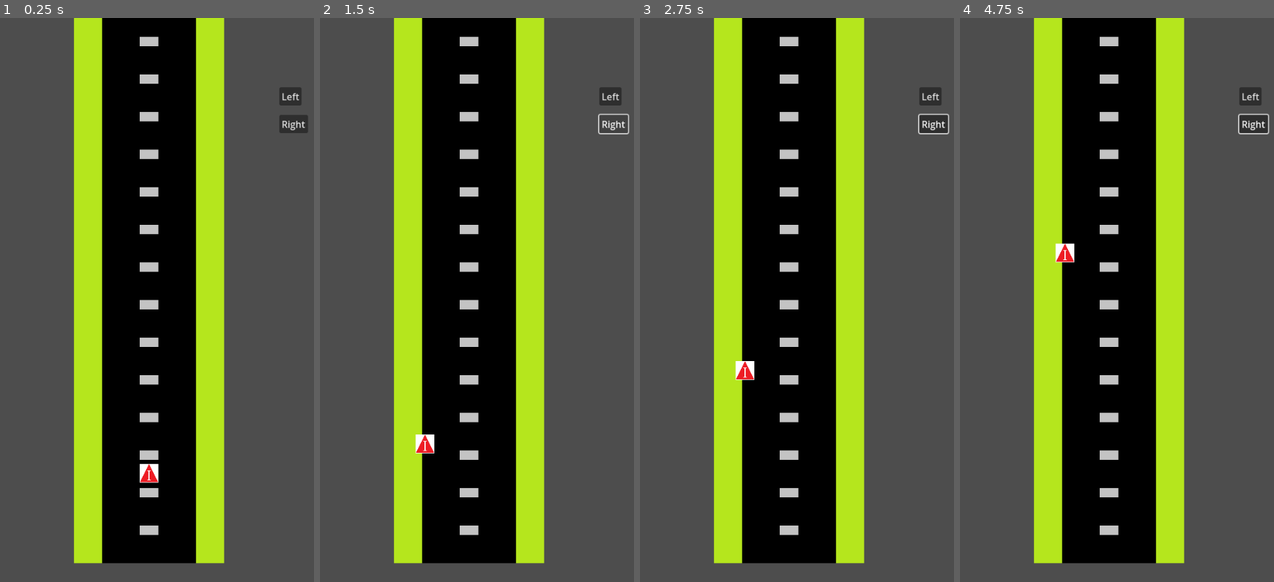
Above: before the commit, frames 1-4 (left to right).
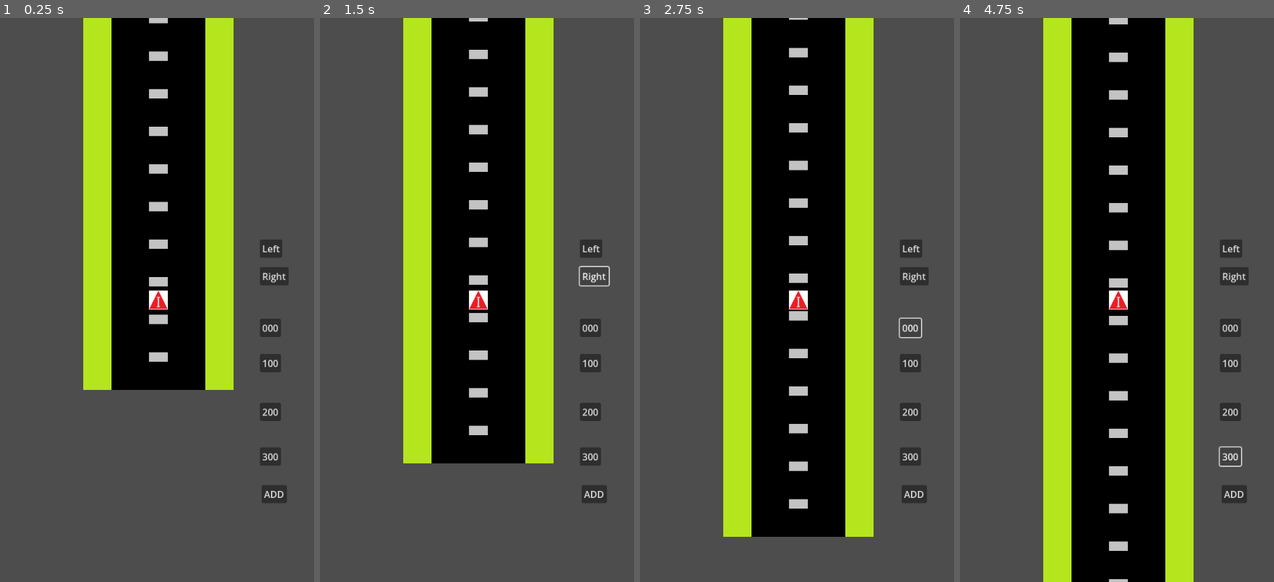
Above: after the commit, the same moments.

Repository: KonradKamilChwalowski/Blind_and_Furious_Prot_1
Game: Godot game, scene res://scenes/race_manager.tscn
Two runs of this game, one before a commit and one after it. Both use one fixed random seed, a clock stepped at 60 frames per second and the inputs below.
Inputs (mouse positions are in pixels of both pictures, inside the frame that each line leads up to):
- Up to frame 1 (0.25 s): no input
- Up to frame 2 (1.5 s): click "Left" at 0.5 s; click "Right" at 1.25 s
- Up to frame 3 (2.75 s): click (910, 328) at 2 s, where only the run after the commit has a clickable "000"
- Up to frame 4 (4.75 s): click (1230, 362) at 2.75 s, where only the run after the commit has a clickable "100"; click (1230, 412) at 3.5 s, where only the run after the commit has a clickable "200"; click (1230, 457) at 4.25 s, where only the run after the commit has a clickable "300"

The runs differ from the first frame. In frame 1, 27% of the frame differs, in the area x 23-98%, y 0-97%; in frame 2, 23%; in frame 3, 19%; in frame 4, 19%.

Commit message:
Add late options for driving command

Diff:
--- a/scenes/race_manager.tscn
+++ b/scenes/race_manager.tscn
@@ -13,21 +13,65 @@
 road_tile_base = ExtResource("3_hdytr")
 
 [node name="Car" parent="." instance=ExtResource("4_2wuhs")]
-position = Vector2(254, 800)
 
-[node name="ButtonLeft" type="Button" parent="."]
-offset_left = 476.0
-offset_top = 118.0
-offset_right = 514.0
-offset_bottom = 149.0
+[node name="Camera2D" type="Camera2D" parent="Car"]
+
+[node name="CanvasLayer" type="CanvasLayer" parent="."]
+
+[node name="ButtonLeft" type="Button" parent="CanvasLayer"]
+offset_left = 443.0
+offset_top = 377.0
+offset_right = 481.0
+offset_bottom = 408.0
 text = "Left"
 
-[node name="ButtonRight" type="Button" parent="."]
-offset_left = 476.0
-offset_top = 165.0
-offset_right = 514.0
-offset_bottom = 196.0
+[node name="ButtonRight" type="Button" parent="CanvasLayer"]
+offset_left = 443.0
+offset_top = 424.0
+offset_right = 492.0
+offset_bottom = 455.0
 text = "Right"
 
-[connection signal="pressed" from="ButtonLeft" to="Car" method="_on_button_left_pressed"]
-[connection signal="pressed" from="ButtonRight" to="Car" method="_on_button_right_pressed"]
+[node name="Button000" type="Button" parent="CanvasLayer"]
+offset_left = 443.0
+offset_top = 512.0
+offset_right = 479.0
+offset_bottom = 543.0
+text = "000"
+
+[node name="Button100" type="Button" parent="CanvasLayer"]
+offset_left = 443.0
+offset_top = 572.0
+offset_right = 479.0
+offset_bottom = 603.0
+text = "100"
+
+[node name="Button200" type="Button" parent="CanvasLayer"]
+offset_left = 443.0
+offset_top = 655.0
+offset_right = 479.0
+offset_bottom = 686.0
+text = "200"
+
+[node name="Button300" type="Button" parent="CanvasLayer"]
+offset_left = 443.0
+offset_top = 731.0
+offset_right = 479.0
+offset_bottom = 762.0
+text = "300"
+
+[node name="AddDrivingCommand" type="Button" parent="CanvasLayer"]
+offset_left = 446.0
+offset_top = 795.0
+offset_right = 454.0
+offset_bottom = 803.0
+scale = Vector2(1, 0.993409)
+text = "ADD"
+
+[connection signal="pressed" from="CanvasLayer/ButtonLeft" to="Car" method="_on_button_left_pressed"]
+[connection signal="pressed" from="CanvasLayer/ButtonRight" to="Car" method="_on_button_right_pressed"]
+[connection signal="pressed" from="CanvasLayer/Button000" to="Car" method="_on_button_000_pressed"]
+[connection signal="pressed" from="CanvasLayer/Button100" to="Car" method="_on_button_100_pressed"]
+[connection signal="pressed" from="CanvasLayer/Button200" to="Car" method="_on_button_200_pressed"]
+[connection signal="pressed" from="CanvasLayer/Button300" to="Car" method="_on_button_300_pressed"]
+[connection signal="pressed" from="CanvasLayer/AddDrivingCommand" to="Car" method="_on_add_driving_command_pressed"]
--- a/scripts/car.gd
+++ b/scripts/car.gd
@@ -1,13 +1,34 @@
 extends Node2D
 
 @export var speed: float = 100.0  # prędkość w pikselach na sekundę
+
+var waiting_time: float
+var rotation_degree: float = deg_to_rad(0)
 
 func _process(delta: float) -> void:
 	# Ruch do przodu w kierunku, w którym obrócony jest pojazd (lokalna oś Y)
 	position -= transform.y.normalized() * speed * delta
 
+
+
 func _on_button_left_pressed() -> void:
-	rotation += deg_to_rad(-90)
+	rotation_degree = deg_to_rad(-90)
 
 func _on_button_right_pressed() -> void:
-	rotation += deg_to_rad(90)
+	rotation_degree = deg_to_rad(90)
+
+func _on_button_000_pressed() -> void:
+	waiting_time = 0.0
+
+func _on_button_100_pressed() -> void:
+	waiting_time = 1.0
+
+func _on_button_200_pressed() -> void:
+	waiting_time = 2.0
+
+func _on_button_300_pressed() -> void:
+	waiting_time = 3.0
+
+func _on_add_driving_command_pressed() -> void:
+	await get_tree().create_timer(waiting_time).timeout  # czeka 2 sekundy
+	rotation += rotation_degree
--- a/scripts/race_manager.gd
+++ b/scripts/race_manager.gd
@@ -2,13 +2,12 @@
 
 @onready var track_manager: TrackManager = $TrackManager
 
-var starting_position = Vector2(254,800)
+var starting_position = Vector2(0,0)
 
 # Called when the node enters the scene tree for the first time.
 func _ready() -> void:
 	track_manager.init(starting_position)
 
-
 # Called every frame. 'delta' is the elapsed time since the previous frame.
 func _process(delta: float) -> void:
 	pass
